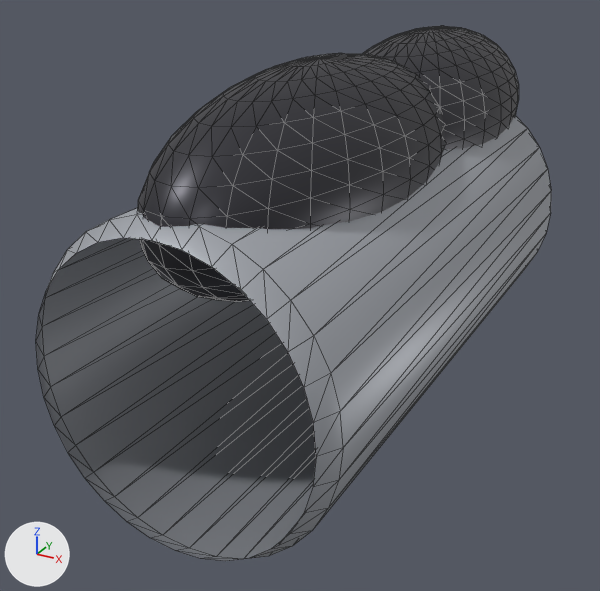
What one commit did to the glTF model models/cockpit_tandem.glb.
The view is the same before and after, from a camera (50 mm lens) standing at (1.49, -3.36, 1.41) and looking at (-0.23, -0.22, -0.16). The axes (+X, +Y, +Z) are drawn at lower left. The lights are the same throughout. The picture after the commit comes second. Mesh edges are drawn as thin lines. Where no turn or scale is listed for an object, it has been applied to the vertices. Vertices at exactly the same position are counted once.

Objects in the first picture: 'cockpit_tandem'.
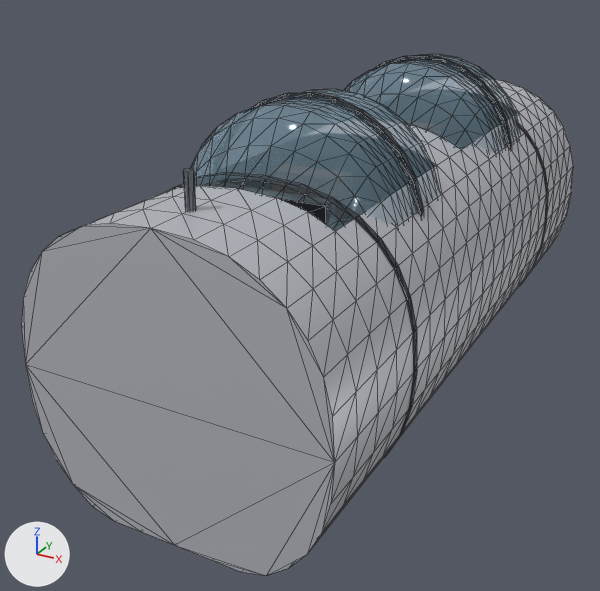
Changed parts and their boxes (x1, y1, x2, y2) in the pictures (600 x 591 px):
'cockpit_tandem', recoloured, surface changed, reshaped, rescaled (7% wider, 7% shorter)
    before: (36, 26, 551, 561)
    after: (21, 80, 573, 575)
'cockpit_tandem_Glas', added
    after: (190, 53, 520, 231)
    faces in mat_glass (blue #9ec2d6): (190, 53, 520, 231)
    faces in mat_frame (greyish blue #4c525c): (250, 54, 512, 217)
part 1 of me_body, added
    after: (203, 184, 330, 224)
part 2 of me_body, rebuilt (7% wider, 11% taller)
    before: (36, 116, 551, 561)
    after: (21, 80, 573, 575)
part 3 of me_body, cut back (mostly hidden afterwards)
    before: (137, 26, 519, 302)
    after: (173, 123, 548, 458)

What the commit changed:
Material 'cockpit_body' (mat_cockpit_body) changes colour from grey #adb1b8 to light grey #c7c9d1; in linear values from (0.42, 0.44, 0.48) to (0.57, 0.587, 0.638).
In material 'cockpit_body' (mat_cockpit_body), roughness goes from 0.45 to 0.42.
Material 'dark' (mat_dark) changes colour from dark grey #3f3f45 to black #191c21; in linear values from (0.05, 0.05, 0.06) to (0.01, 0.0116, 0.0153).
In material 'dark' (mat_dark), roughness goes from 0.4 to 0.6.
Material 'glass' (mat_glass) changes colour from blue #4b6981 to blue #9ec2d6; in linear values from (0.07, 0.14, 0.22) to (0.342, 0.538, 0.674).
Material 'leather' (mat_leather) is new.
Its base color is (0.0684, 0.0272, 0.0134) (brown #4a2e1f).
Its roughness is 0.72.
Material 'frame' (mat_frame) is new.
Its base color is (0.0732, 0.0835, 0.107) (greyish blue #4c525c).
Its metallic is 0.7.
Its roughness is 0.35.
Material 'metal' (mat_metal) is new.
Its base color is (0.263, 0.285, 0.33) (grey #8c919b).
Its metallic is 0.8.
Its roughness is 0.3.
Material 'gauge' (mat_gauge) is new.
Its base color is (0.477, 0.538, 0.604) (light grey #b8c2cc).
Its metallic is 0.1.
Its roughness is 0.25.
me_body is used by ob_cockpit_tandem; location (0.0, 0.0, 0.0); scale (0.6, 1.0, 0.625).
me_body had 1944 vertices, 3760 faces and spanned x -1.0..1.0, y -1.55..1.7, z -1.0..1.55.
me_body now has 1290 vertices, 2272 faces and spans x -0.62..0.62, y -1.55..1.55, z -0.55..0.74.
me_body part 1: a new loose piece, a box spanning x -0.257..0.257, y -0.929..-0.859, z 0.306..0.546, in mat_frame (greyish blue #4c525c).
me_body part 2: the loose piece of 160 vertices spanning x -1.0..1.0, y -1.55..1.55, z -1.0..1.0 is rebuilt with 670 vertices and now spans x -0.61..0.61, y -1.55..1.55, z -0.55..0.61.
me_body part 3: 1720 vertices removed from x -0.65..0.65, y -1.52..1.7, z 0.21..1.55; 244 vertices added at x -0.62..0.62, y -1.37..1.29, z -0.55..0.74.
Other edits to the shape of me_body do not show in these pictures.
me_body no longer uses material mat_glass (blue #4b6981).
me_body gains material mat_frame (greyish blue #4c525c).
me_body gains material mat_leather (brown #4a2e1f).
me_body gains material mat_gauge (light grey #b8c2cc).
me_body gains material mat_metal (grey #8c919b).
Mesh me_cockpit_tandem_glas is new.
It has 1334 vertices, 2176 faces and spans x -0.48..0.48, y -1.05..1.12, z 0.31..0.85.
Faces by material slot: [1120, 1056].
It uses material mat_glass (blue #9ec2d6).
It uses material mat_frame (greyish blue #4c525c).
Object 'cockpit_tandem' (ob_cockpit_tandem) is rescaled from (0.6, 1.0, 0.625) to (1.0, 1.0, 1.0).
Object 'cockpit_tandem_Glas' (ob_cockpit_tandem_glas) is new; it shows me_cockpit_tandem_glas.
Its location is (0.0, 0.0, 0.0).
